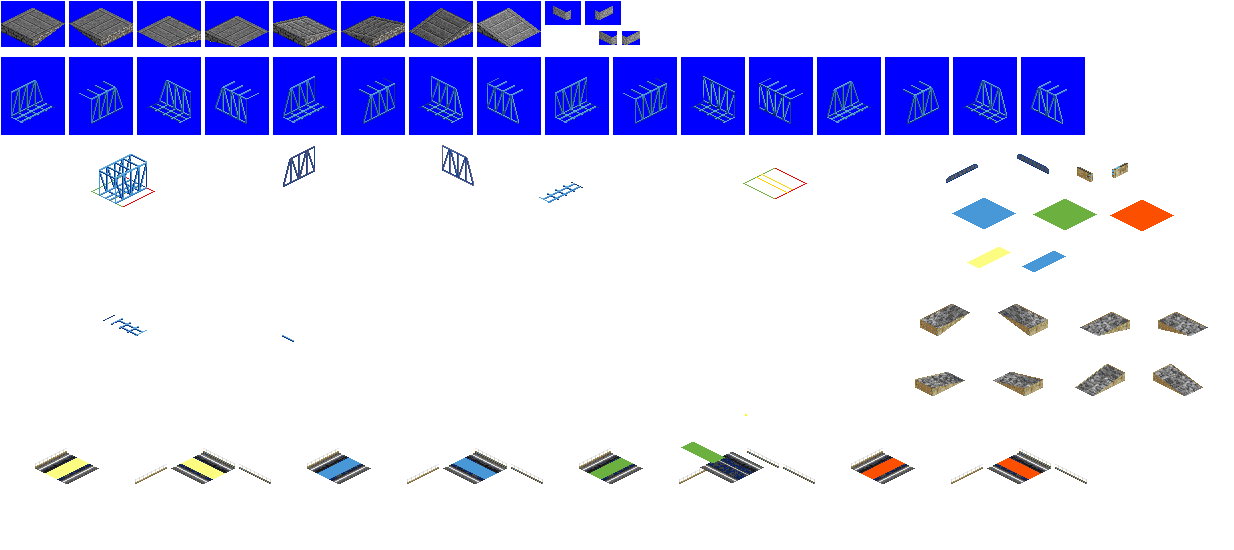
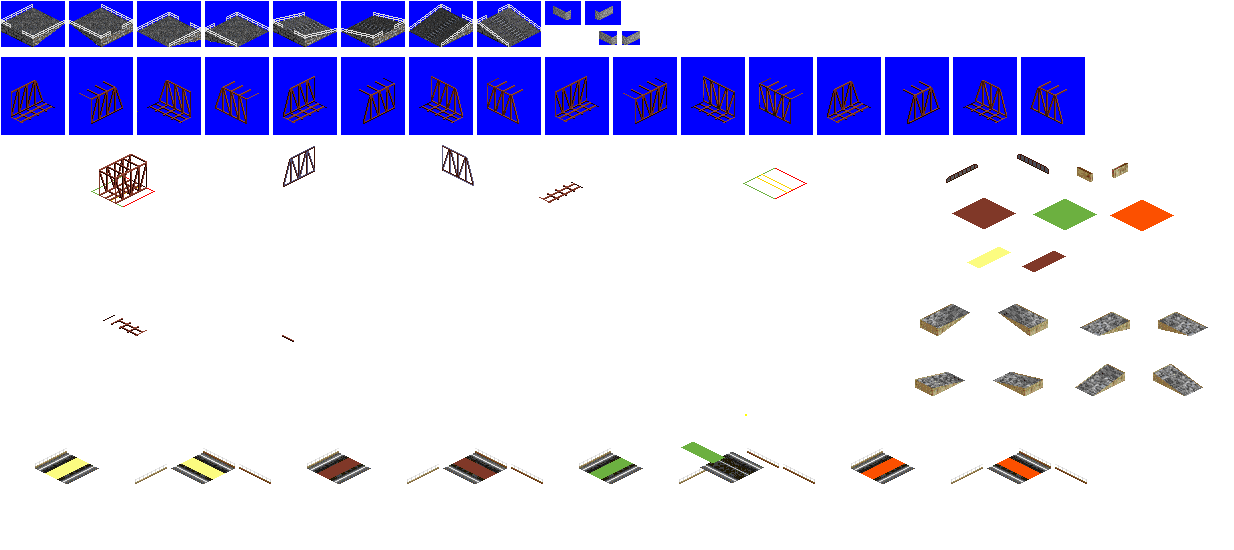
Two versions of the same layered image (1234 × 550). Layer-by-layer changes:
showed "glander", painted on it over [1, 4, 541, 47]
added layer "Pasted Layer" above "steel_truss_rail.png" over [1, 7, 541, 112]
painted on "steel_truss_rail.png" over [11, 76, 1126, 484]
